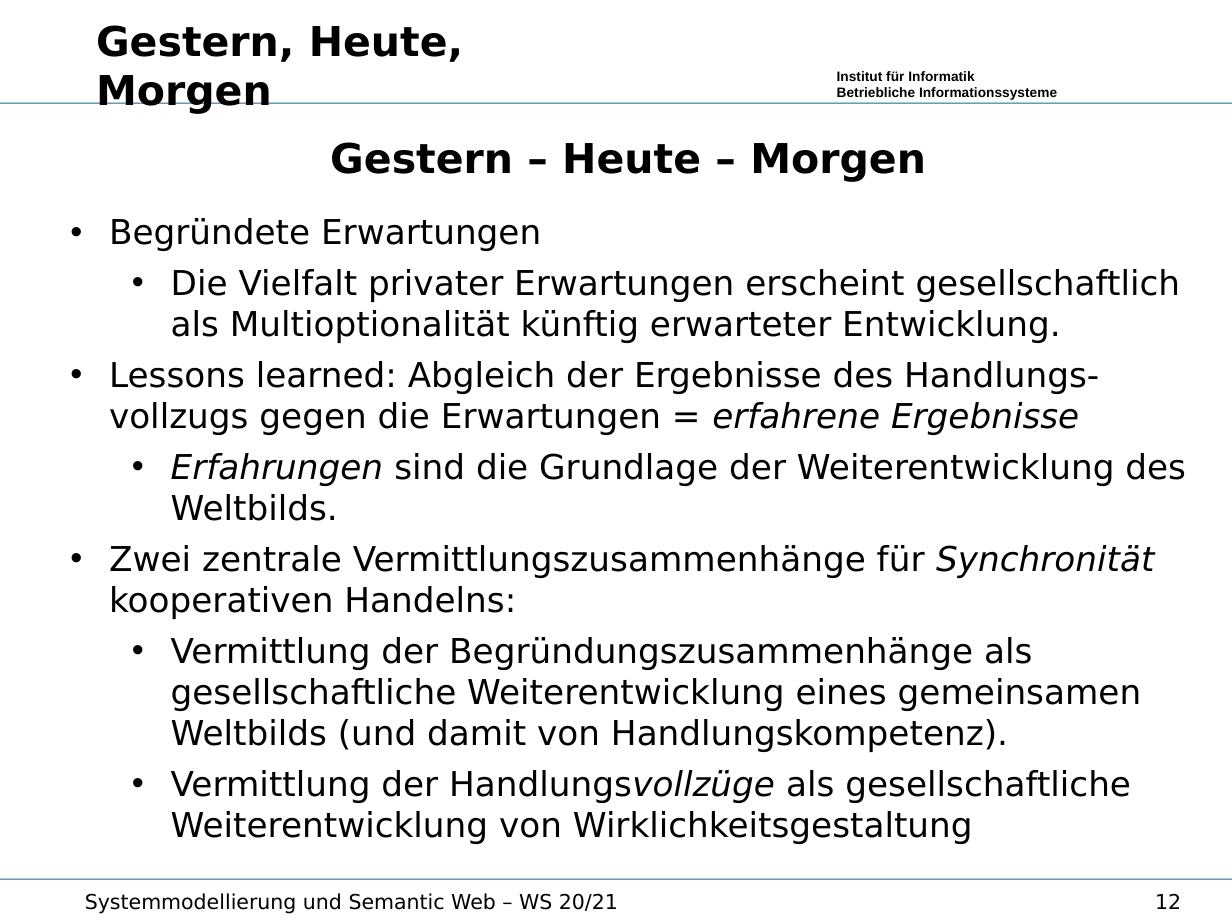
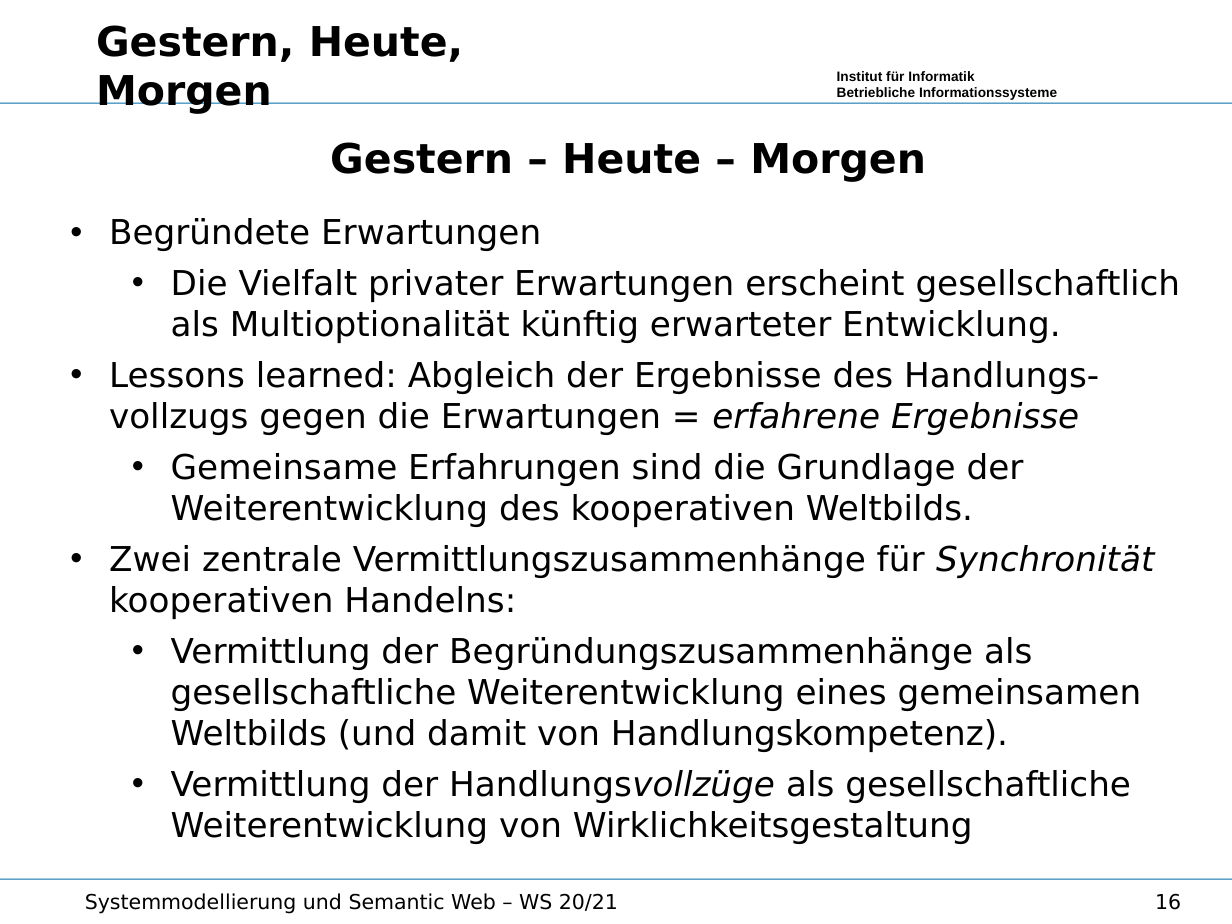
Before and after one commit to wumm-project/Leipzig-Seminar, a slide deck: slide 16 of Wintersemester-2020/Vorlesung/Wissen.odp (slide 12 before the commit). Drawn at 1232x924 pixels with LibreOffice and Linux fonts; fonts in the diff are those of the drawing; background and template pictures are left out. Boxes give left, top, right and bottom in pixels: in the first picture for what was removed or moved away, otherwise in the second. Text is boxed around its words. In the diff, an @@ line names an element or a change of style, - is before the commit and + after.

```diff
--- a/Wintersemester-2020/Vorlesung/Wissen.odp
+++ b/Wintersemester-2020/Vorlesung/Wissen.odp
@@ text at [171, 453, 1024, 527]: text changed @@
-  • Erfahrungen sind die Grundlage der Weiterentwicklung des Weltbilds.
+  • Gemeinsame Erfahrungen sind die Grundlage der Weiterentwicklung des kooperativen Weltbilds.
@@ page number at [1155, 893, 1181, 910]: text changed @@
-12
+16
```
Also in this commit, not shown: 8 other slides changed, 7 slides added, 8 slides removed, 4 other files.
